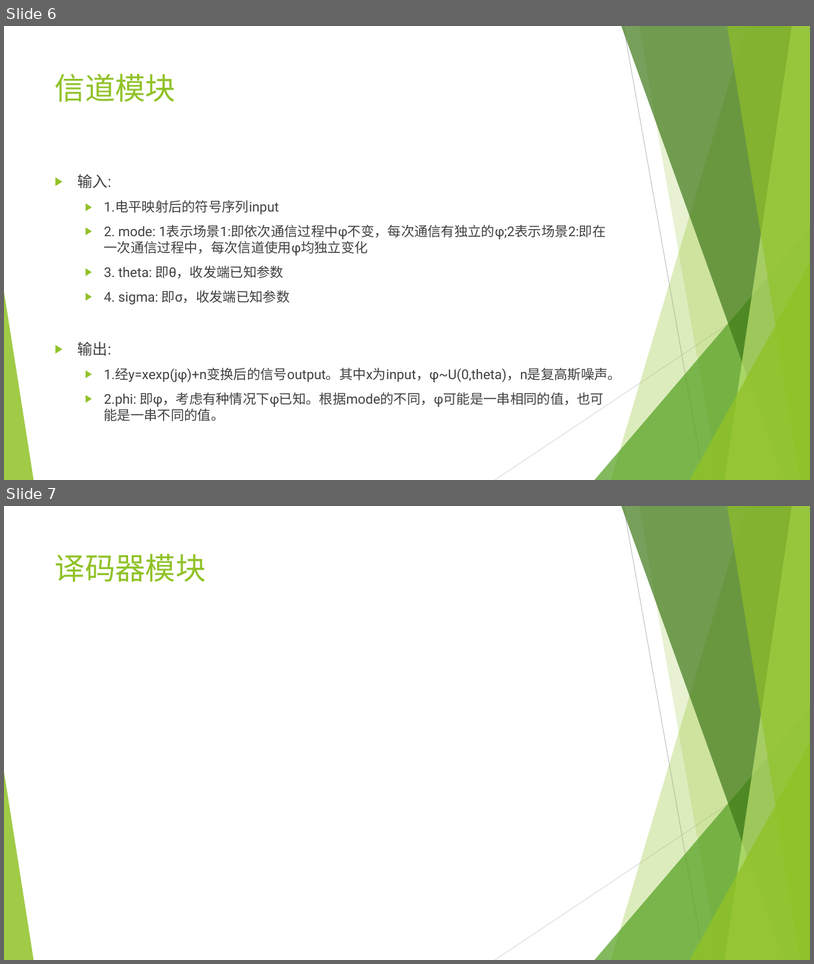
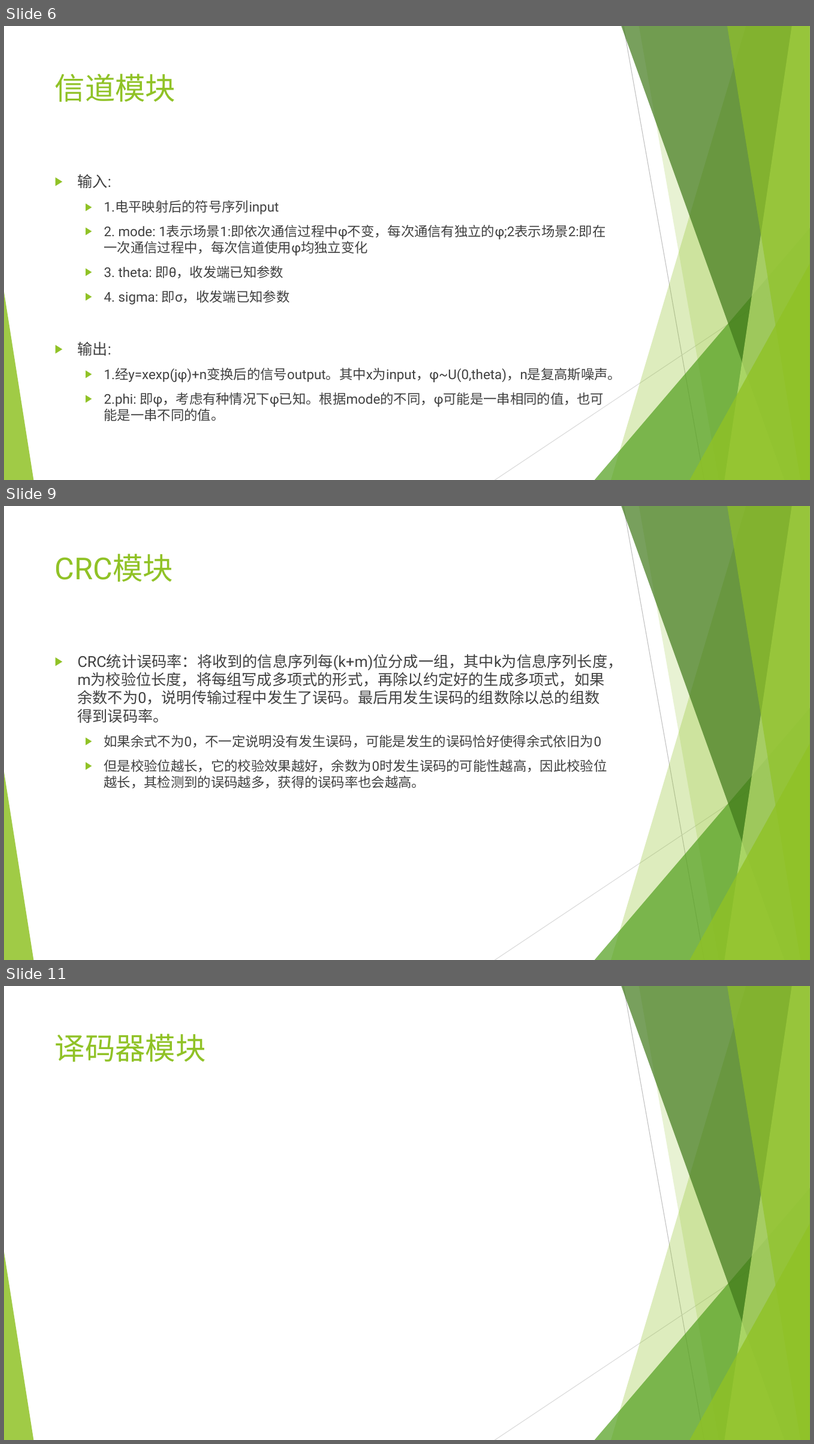
Before and after one commit to EECodingPresentation/project1, a slide deck: v1.pptx. Shown one above the other, each under a label of ours: slides 6 and 7 before the commit, slides 6, 9 and 11 after it; the slides between them are not shown. The pictures are 814x964 and 814x1444 pixels, drawn with LibreOffice and Linux fonts; fonts in the diff are those of the drawing; grey boxes stand for pictures. Boxes give left, top, right and bottom in pixels: in the first picture for what was removed or moved away, otherwise in the second. Text is boxed around its words. In the diff, an @@ line names an element or a change of style, - is before the commit and + after.

```diff
--- a/v1.pptx
+++ b/v1.pptx
@@ slide 9 added at <box>4,506,810,960</box>, background #FFFFFF; not listed: 10 template elements that a slide beside it also shows @@
@@ title added at <box>55,553,173,582</box>, 36 pt, text #90C226 @@
+CRC模块
@@ text added at <box>78,654,623,788</box>, 18 pt, text #404040 @@
+▶ CRC统计误码率：将收到的信息序列每(k+m)位分成一组，其中k为信息序列长度，m为校验位长度，将每组写成多项式的形式，再除以约定好的生成多项式，如果余数不为0，说明传输过程中发生了误码。最后用发生误码的组数除以总的组数得到误码率。
+  ▶ 如果余式不为0，不一定说明没有发生误码，可能是发生的误码恰好使得余式依旧为0
+  ▶ 但是校验位越长，它的校验效果越好，余数为0时发生误码的可能性越高，因此校验位越长，其检测到的误码越多，获得的误码率也会越高。
@@ what was slide 7 is now slide 11 @@
```
Also in this commit, not shown: 3 other slides added.
